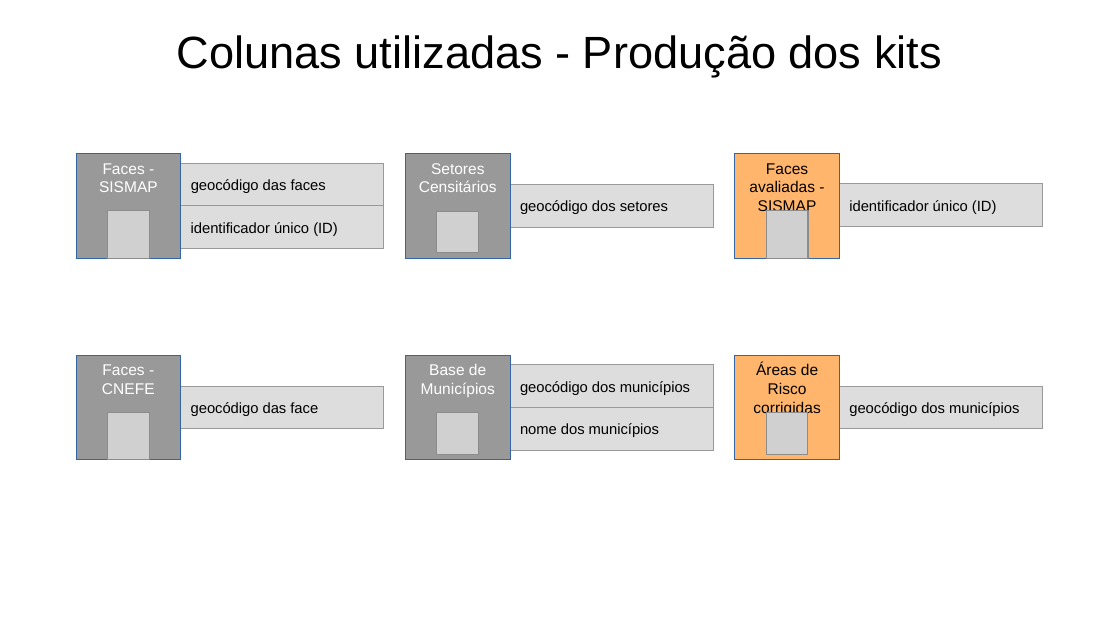
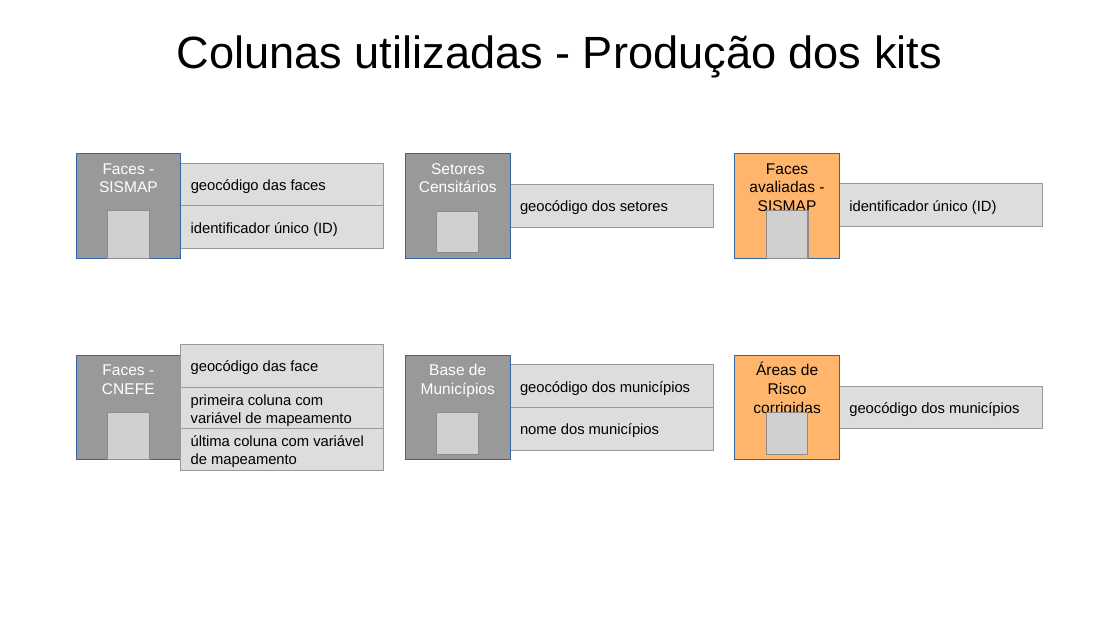
Before and after one commit to jcmartinssh/kits-BATER, a slide deck: slide 11 of referencia_scripts.odp. Drawn at 1120x630 pixels with LibreOffice and Linux fonts; fonts in the diff are those of the drawing; grey boxes stand for pictures. Boxes give left, top, right and bottom in pixels: in the first picture for what was removed or moved away, otherwise in the second. Text is boxed around its words. In the diff, an @@ line names an element or a change of style, - is before the commit and + after.

Commit message:
melhoria do processamento das variaveis de mapeamento do CNEFE

```diff
--- a/referencia_scripts.odp
+++ b/referencia_scripts.odp
@@ rectangle "geocódigo das face": place and size @@
-rectangle "geocódigo das face" at [181,386,384,429]
+rectangle "geocódigo das face" at [181,345,384,387]
@@ rectangle added at [181,387,384,430], fill #DDDDDD, outline #999999 0 pt, 10.5 pt, text #000000 @@
+primeira coluna com variável de mapeamento
@@ rectangle added at [181,428,384,471], fill #DDDDDD, outline #999999 0 pt, 10.5 pt, text #000000 @@
+última coluna com variável de mapeamento
```
Also in this commit, not shown: 1 other file.
